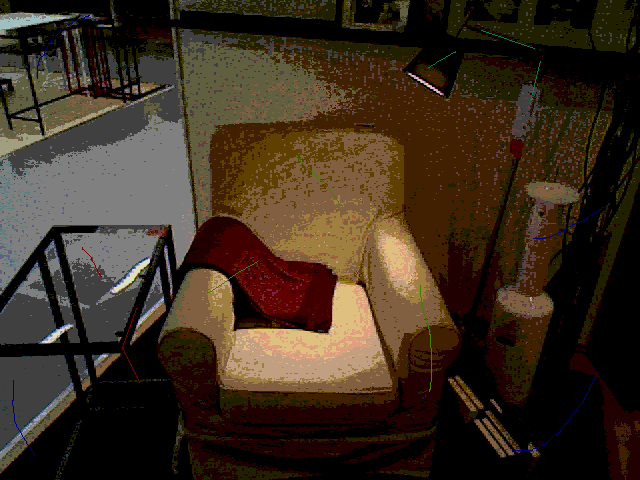
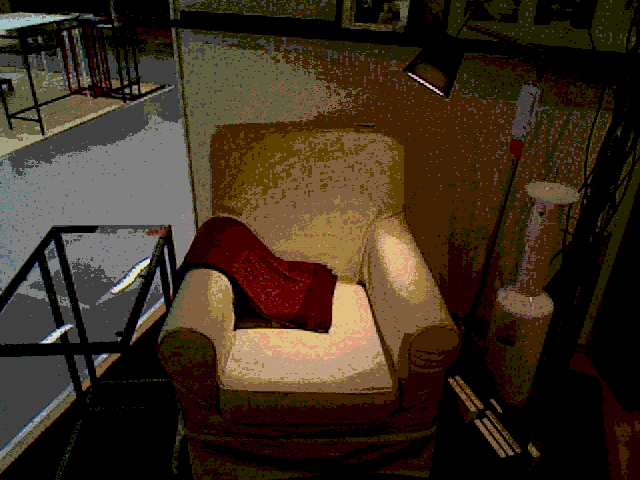
Two versions of the same layered image (640x480). Layer-by-layer changes:
removed layer "Layer #1" over [12, 15, 605, 456]
